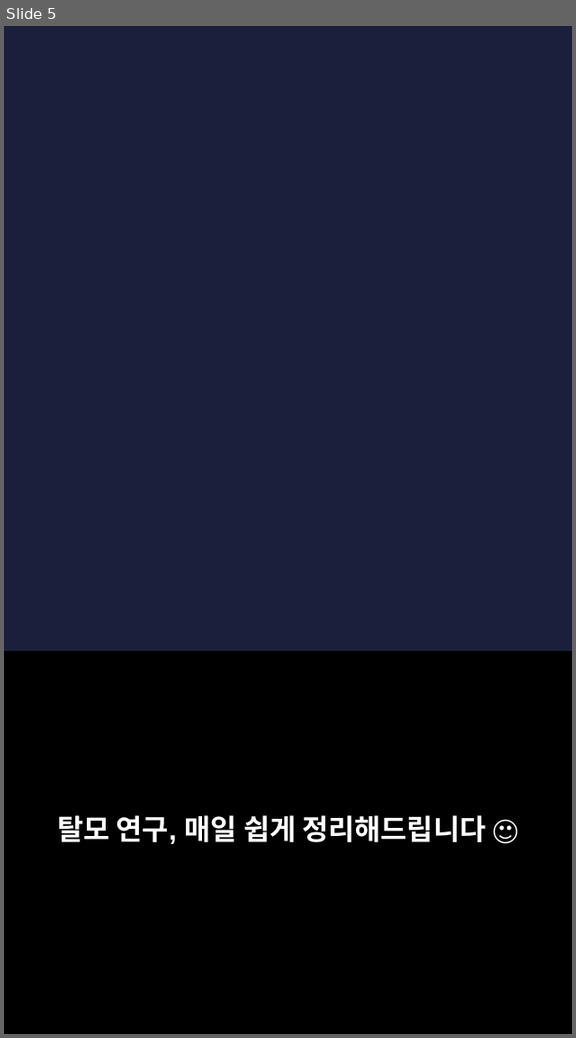
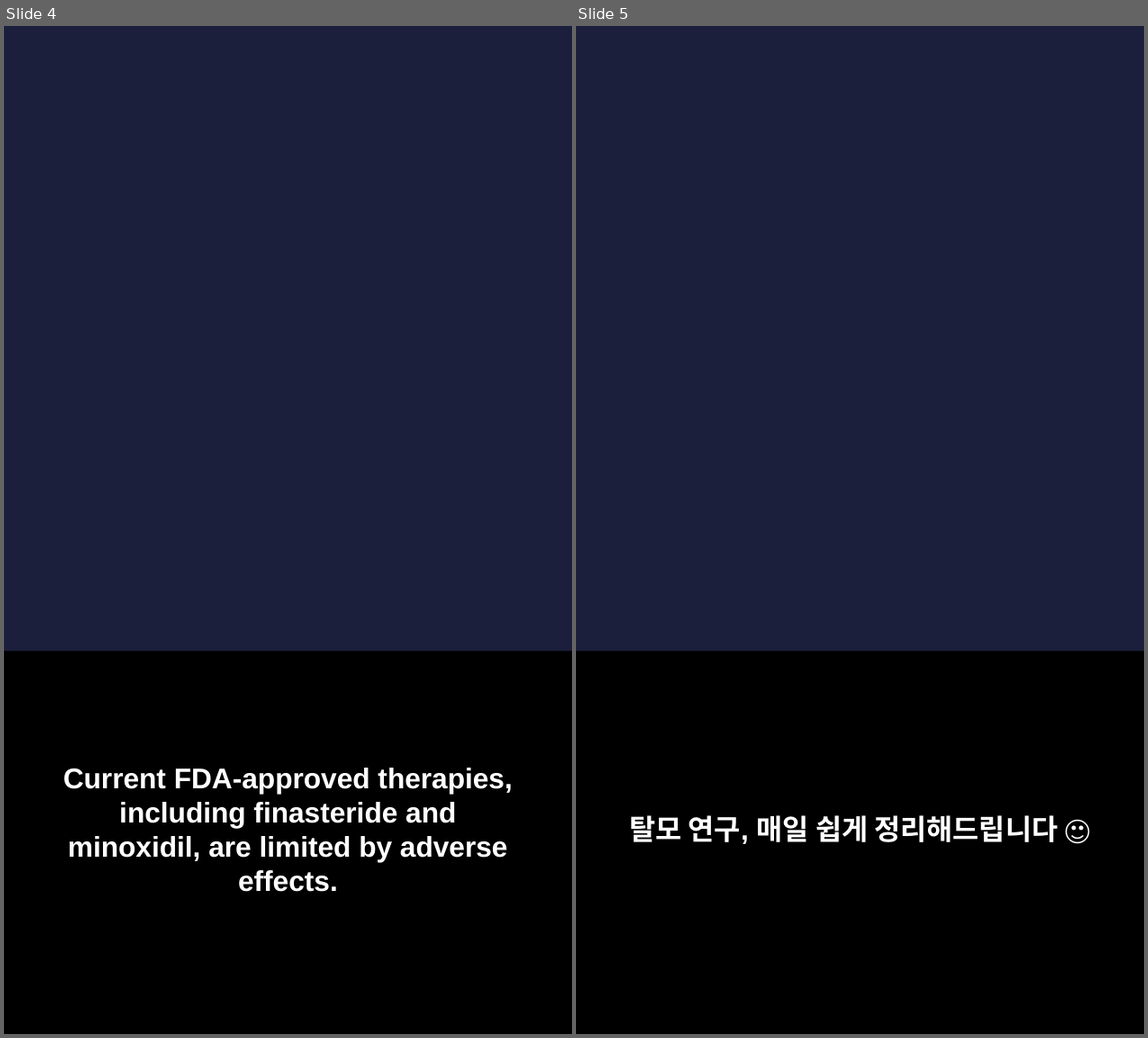
Before and after one commit to hyokang2010-BJ-ANTH/product-builder-test, a slide deck: pwa/data/latest/slides.pptx. Shown side by side, each under a label of ours: slide 5 before the commit, slides 4 and 5 after it. The pictures are 576x1038 and 1148x1038 pixels, drawn with LibreOffice and Linux fonts; fonts in the diff are those of the drawing; background and template pictures are left out. Boxes give left, top, right and bottom in pixels: in the first picture for what was removed or moved away, otherwise in the second. Text is boxed around its words. In the diff, an @@ line names an element or a change of style, - is before the commit and + after.

```diff
--- a/pwa/data/latest/slides.pptx
+++ b/pwa/data/latest/slides.pptx
@@ slide 4 added at bbox=[4, 26, 572, 1034], background picture (left out) @@
@@ rectangle added at bbox=[4, 652, 572, 1034], fill #000000 @@
@@ text added at bbox=[63, 768, 512, 892], 22 pt, text #FFFFFF, bold @@
+Current FDA-approved therapies, including finasteride and minoxidil, are limited by adverse effects.
```
Also in this commit, not shown: 2 slides changed, 4 other slides added, 4 slides removed, 26 other files.
